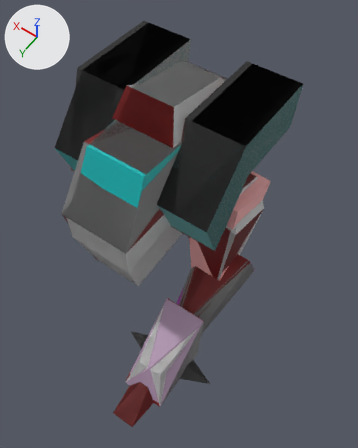
What one commit did to the glTF model base/pi_eman.glb.
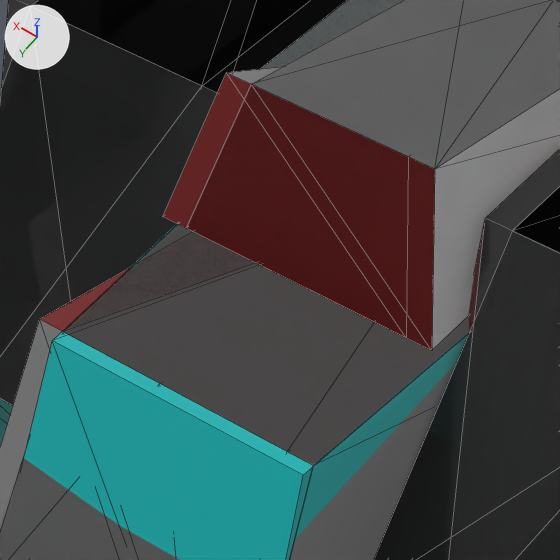
Old and new are each drawn whole from a camera (50 mm lens) standing at (-5.12, 6.48, 12.6) and looking at (-0.73, 0.34, 2.94) and again close up on the part from 21% to 57% of the width and 15% to 44% of the height. Arrows for +X, +Y and +Z are at upper left; the lights stay in place. The first two pictures are the older version. The close-ups show mesh edges as thin lines. Where no turn or scale is listed for an object, it has been applied to the vertices.

The scene before the commit, as lines of its bpy script (objects in view):
```python
me_head4 = bpy.data.meshes.new('head4')
me_head4.from_pydata([(0.0, 1.79, -1.77), (-0.8, 2.23, 0.22), (0.8, 2.23, 0.22), (0.0, 1.32, 1.65), (0.0, -2.2, 0.53)], [], [(4, 2, 3), (4, 3, 1), (0, 2, 4), (0, 4, 1), (0, 1, 2), (3, 2, 1)])
for i in [5]: me_head4.polygons[i].material_index = 1
me_head4.materials.append(mat_pi_eman_2)  # dark red #730f0f
me_head4.materials.append(mat_pi_eman_3)  # grey #7d7d7d
me_right_pod1 = bpy.data.meshes.new('Right_Pod1')
me_right_pod1.from_pydata(...)  # 12 vertices, 20 faces; spans x -0.6..0.6, y -1.97..1.5, z -1.4..1.0
me_right_pod1.materials.append(mat_pi_eman_17)  # cyan #32b2b2
ob_cockpit = bpy.data.objects.new('cockpit', None)
ob_cockpit.parent = ob_basea1
ob_cockpit.location = (0.0, 1.656, -0.0174)
ob_head4 = bpy.data.objects.new('head4', me_head4)
ob_head4.parent = ob_basee4x0
ob_head4.location = (0.0, 0.2, -0.646)
ob_right_pod1 = bpy.data.objects.new('Right_Pod1', me_right_pod1)
ob_right_pod1.location = (1.168, 0.041, 5.352)
# also in view: 'head3' at (-0.1, 0.35, 4.24); 'Right_PodA0' at (1.17, -0.2, 5.15); 'head2' at (-0.24, 0.35, 4.24); 'Left_PodA3' at (-1.49, -0.2, 5.15); 'Aux_G3' at (-0.09, -0.26, 6.3)
```
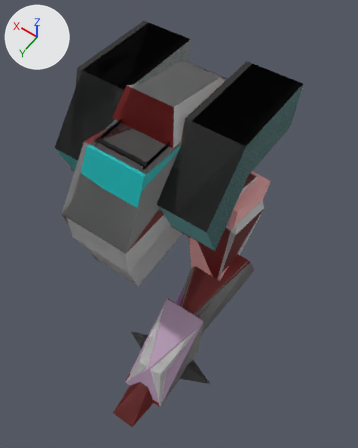
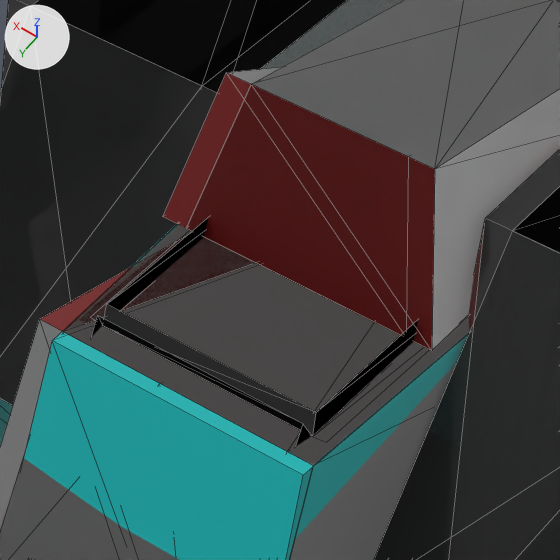
Patch to the scene script:
```diff
--- a/base/pi_eman.glb.py
+++ b/base/pi_eman.glb.py
@@ mat_pi_eman_5 @@
+mat_pi_eman_5 = principled_material('pi_eman.5')
+mat_pi_eman_5.base_color = (0.0561, 0.063, 0.0762)  # dark grey #43474e
@@ mat_pi_eman_8 @@
+mat_pi_eman_8 = principled_material('pi_eman.8')
+mat_pi_eman_8.base_color = (0.445, 0.445, 0.445)  # grey #b2b2b2
@@ me_cockpit @@
+me_cockpit.from_pydata(...)  # 44 vertices, 52 faces; spans x -0.81..0.81, y -1.46..0.77, z -1.08..1.12
+# faces by material slot: [2, 50]
+me_cockpit.materials.append(mat_pi_eman_5)  # dark grey #43474e
+me_cockpit.materials.append(mat_pi_eman_8)  # grey #b2b2b2
@@ ob_cockpit @@
-ob_cockpit = bpy.data.objects.new('cockpit', None)
+ob_cockpit = bpy.data.objects.new('cockpit', me_cockpit)
 ob_cockpit.parent = ob_basea1
```

Boxes (x1, y1, x2, y2) around the edits, measured in the close-ups (560 x 560 px):
'cockpit', now drawn
    after: (91, 218, 418, 447)
    faces in mat_pi_eman_8 (grey #b2b2b2): (91, 218, 418, 447)
    faces in mat_pi_eman_5 (dark grey #43474e): (97, 315, 303, 430)
